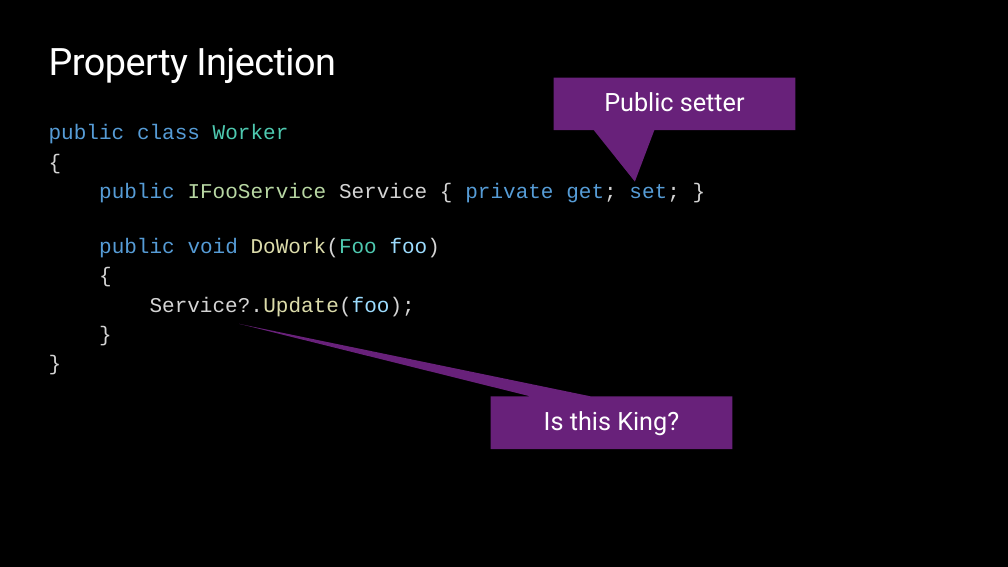
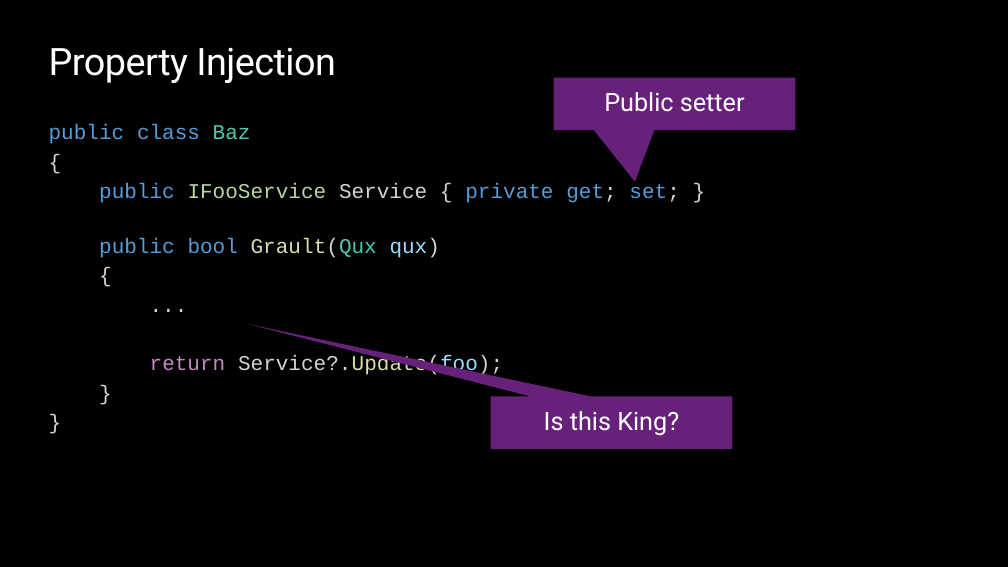
Before and after one commit to ondfisk/BDSA2020, a slide deck: slide 13 of Slides/Lecture05 - Dependency Injection, Testing Entity Framework.pptx (slide 11 before the commit). Drawn at 1008x567 pixels with LibreOffice and Linux fonts; fonts in the diff are those of the drawing; background and template pictures are left out. Boxes give left, top, right and bottom in pixels: in the first picture for what was removed or moved away, otherwise in the second. Text is boxed around its words. In the diff, an @@ line names an element or a change of style, - is before the commit and + after.

```diff
--- a/Slides/Lecture05 - Dependency Injection, Testing Entity Framework.pptx
+++ b/Slides/Lecture05 - Dependency Injection, Testing Entity Framework.pptx
@@ text at (49, 124, 251, 144): text changed @@
-public class Worker
+public class Baz
@@ text at (99, 238, 440, 258): text changed @@
-public void DoWork(Foo foo)
+public bool Grault(Qux qux)
@@ text at (150, 355, 503, 377): text changed @@
-Service?.Update(foo);
+...
+return Service?.Update(foo);
```
Also in this commit, not shown: 12 other slides changed, 5 slides added, 3 slides removed, 20 other files.
